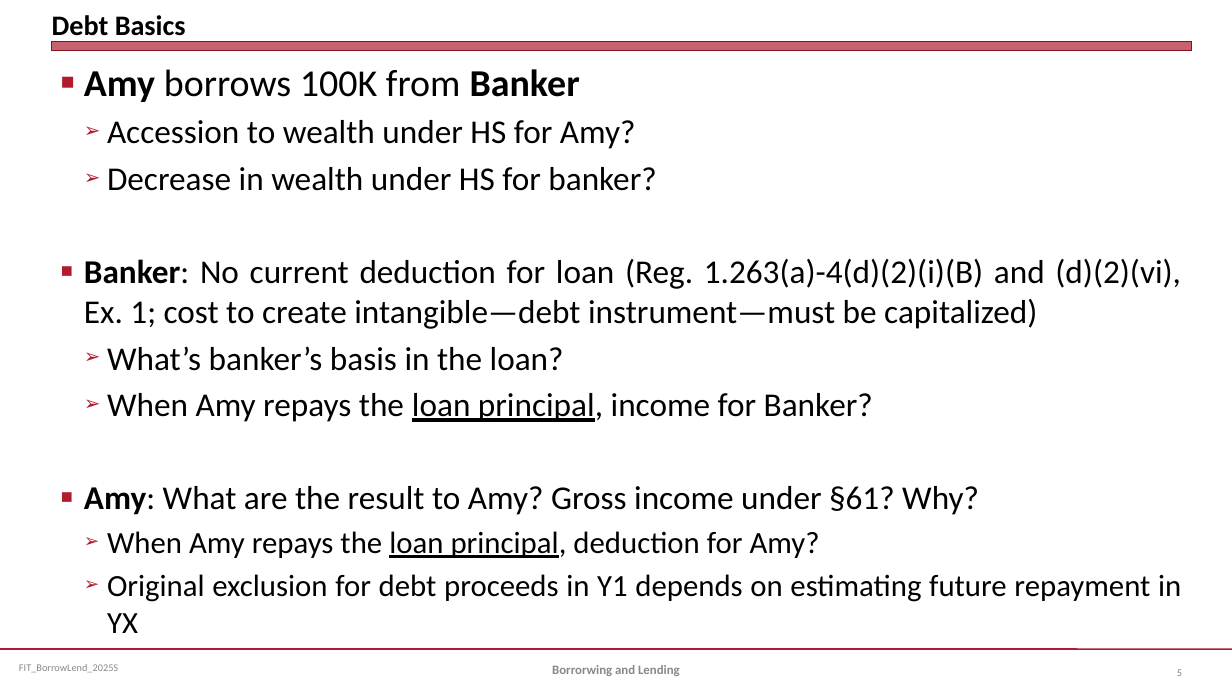
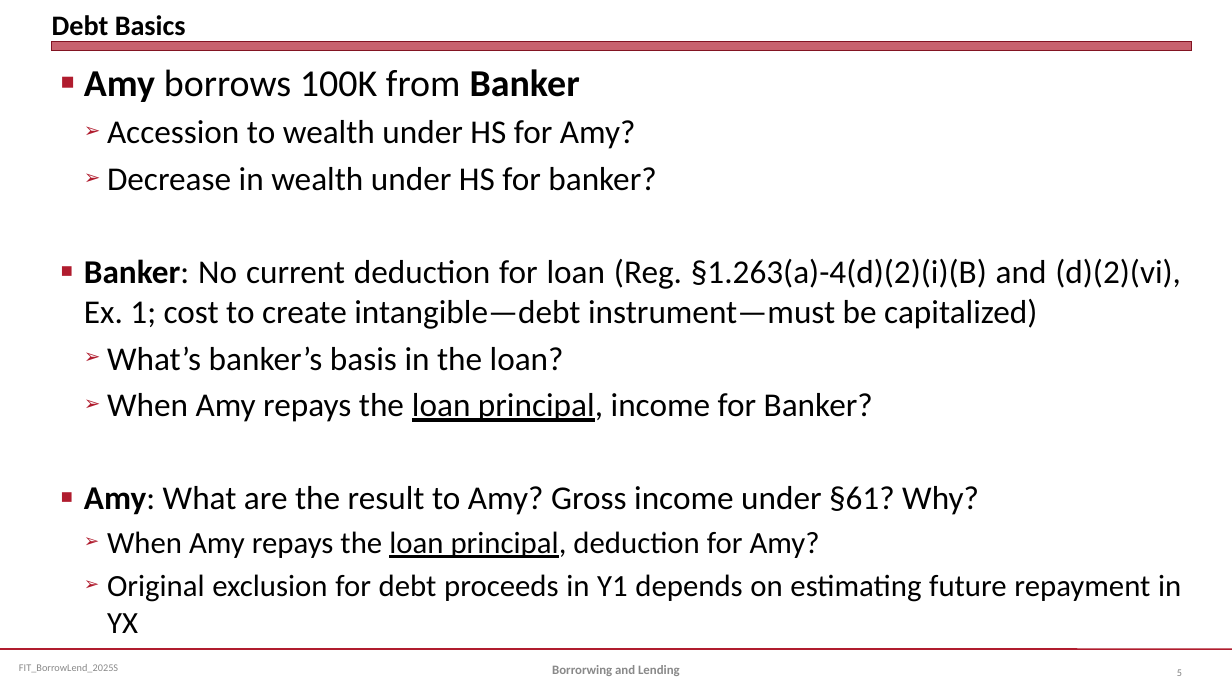
Before and after one commit to jmc877/Fed-Income-Tax, a slide deck: slide 5 of slides/FIT_BorrowLend_2025S.pptx. Drawn at 1232x693 pixels with LibreOffice and Linux fonts; fonts in the diff are those of the drawing. Boxes give left, top, right and bottom in pixels: in the first picture for what was removed or moved away, otherwise in the second. Text is boxed around its words. In the diff, an @@ line names an element or a change of style, - is before the commit and + after.

```diff
--- a/slides/FIT_BorrowLend_2025S.pptx
+++ b/slides/FIT_BorrowLend_2025S.pptx
@@ text at (x1=84, y1=259, x2=1181, y2=329): text changed @@
-■ Banker: No current deduction for loan (Reg. 1.263(a)-4(d)(2)(i)(B) and (d)(2)(vi), Ex. 1; cost to create intangible—debt instrument—must be capitalized)
+■ Banker: No current deduction for loan (Reg. §1.263(a)-4(d)(2)(i)(B) and (d)(2)(vi), Ex. 1; cost to create intangible—debt instrument—must be capitalized)
```
Also in this commit, not shown: 1 other slide changed, 9 slides added, 5 other files.
